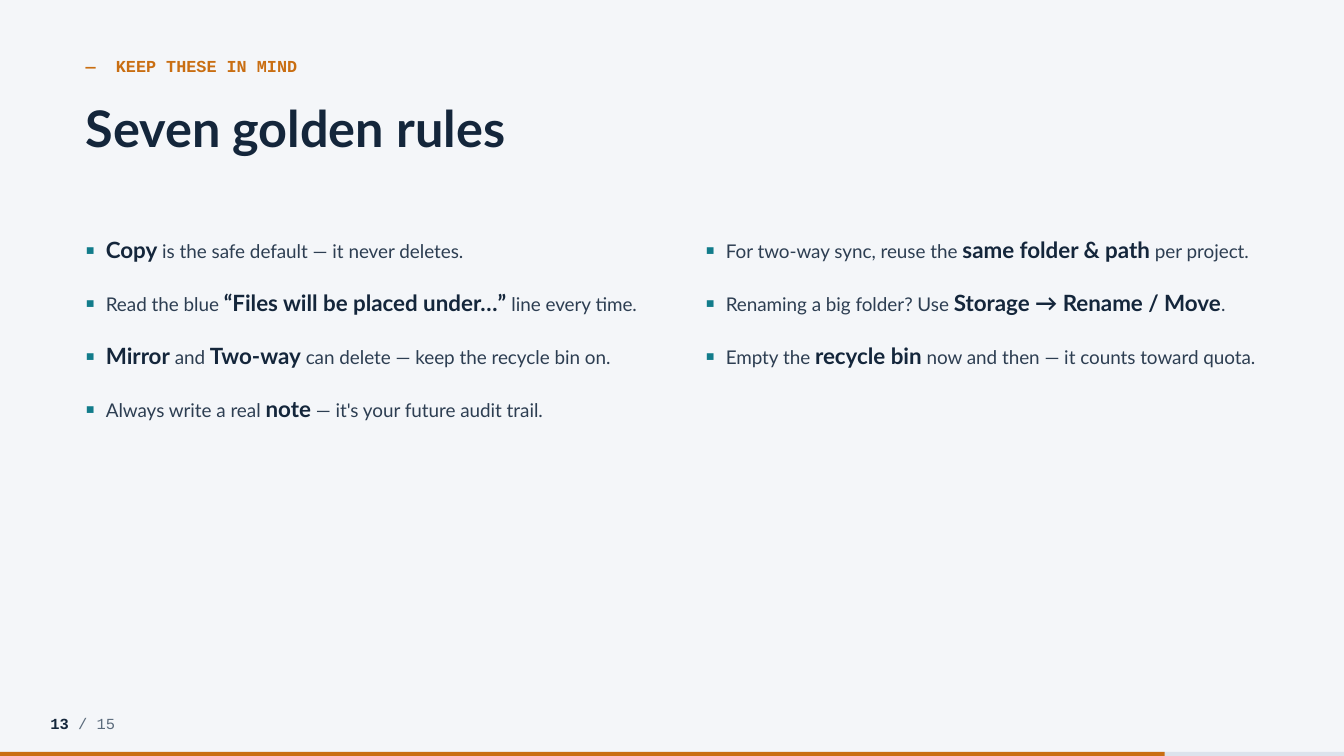
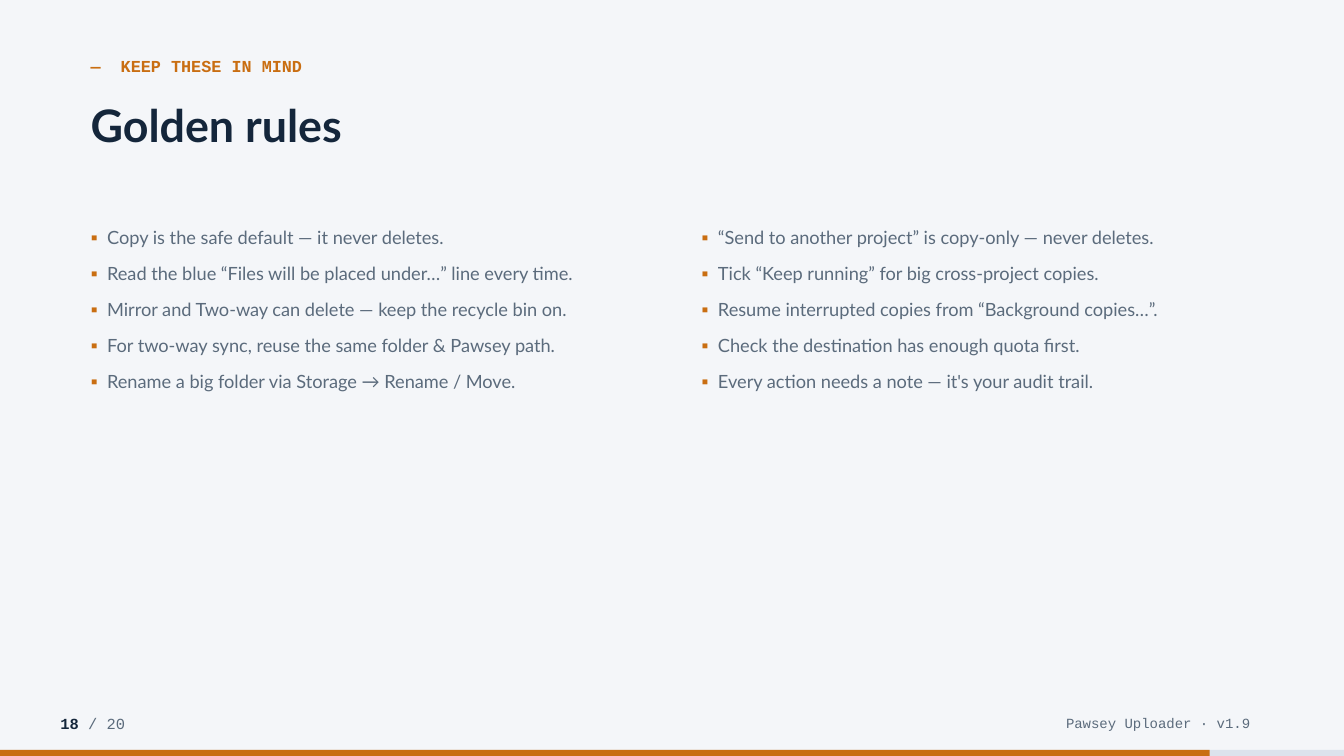
Before and after one commit to appndpird/pawsey-uploader, a slide deck: slide 18 of docs/Pawsey-Uploader-Demo.pptx (slide 13 before the commit). Drawn at 1344x756 pixels with LibreOffice and Linux fonts; fonts in the diff are those of the drawing. Boxes give left, top, right and bottom in pixels: in the first picture for what was removed or moved away, otherwise in the second. Text is boxed around its words. In the diff, an @@ line names an element or a change of style, - is before the commit and + after.

Commit message:
docs: rebuild demo deck for v1.9 with live screenshots
Rebuilt Pawsey-Uploader-Demo.pptx from scratch for v1.9 (20 slides, 16:9),
covering all key features: the seven tabs, multiple projects, the three
transfer modes, safety controls, unattended/resumable transfers, buckets &
storage, shareable links, Send to another project, background + resume,
the command console, the audit trail, golden rules and troubleshooting.

Embeds 10 fresh v1.9 screenshots (new DPIRD-primary header) under
docs/screenshots/: header/tabs, settings projects, copy/mirror/two-way,
storage, send-to-project dialog, background-copies manager, console, history.

```diff
--- a/docs/Pawsey-Uploader-Demo.pptx
+++ b/docs/Pawsey-Uploader-Demo.pptx
@@ text "— KEEP THESE IN MIND" at [121, 60, 302, 72]: less space between paragraphs @@
@@ text at [91, 108, 342, 143]: text changed; size 36 to 32 pt @@
-Seven golden rules
+Golden rules
@@ text "▪ Copy is the safe ...": place and size @@
-text "▪ Copy is the safe ..." at [106, 241, 637, 421]
+text "▪ Copy is the safe ..." at [107, 230, 573, 392]
@@ text at [107, 230, 573, 319]: size 16 to 13 pt, bold off in "▪ Copy", "▪ “Files will be placed under…”", "▪ Mirror Two-way"; size 13.5 to 13 pt, text colour #2D3E52 to #5B6B7C in "is the safe default — it never ...", "Read the blue line every time.", "and can delete — keep the recycle ..."; text colour #127C8B to #C96E12 in "▪", "▪", "▪"; text colour #14263B to #5B6B7C in "Copy", "“Files will be placed under…”", "Mirror Two-way"; line spacing 1.15 to 1; less space between paragraphs @@
@@ text at [718, 230, 1157, 391]: text changed; size 13.5 to 13 pt; text colour #2D3E52 to #5B6B7C @@
-▪ For two-way sync, reuse the same folder & path per project.
-▪ Renaming a big folder? Use Storage → Rename / Move.
-▪ Empty the recycle bin now and then — it counts toward quota.
+▪ “Send to another project” is copy-only — never deletes.
+▪ Tick “Keep running” for big cross-project copies.
+▪ Resume interrupted copies from “Background copies…”.
+▪ Check the destination has enough quota first.
+▪ Every action needs a note — it's your audit trail.
@@ text at [107, 338, 555, 392]: text changed; size 13.5 to 13 pt; text colour #2D3E52 to #5B6B7C @@
-▪ Always write a real note — it's your future audit trail.
+▪ For two-way sync, reuse the same folder & Pawsey path.
+▪ Rename a big folder via Storage → Rename / Move.
@@ text removed at [50, 718, 115, 729] @@
-13 / 15
@@ text added at [60, 718, 125, 729], 11 pt, text #5B6B7C @@
+18 / 20
@@ text added at [1066, 718, 1250, 731], 10 pt, text #5B6B7C @@
+Pawsey Uploader · v1.9
@@ rectangle: place and size @@
-rectangle at [0, 752, 1166, 756]
+rectangle at [0, 750, 1210, 756]
```
Also in this commit, not shown: 5 other slides changed, 14 slides added, 9 slides removed, 10 other files.
